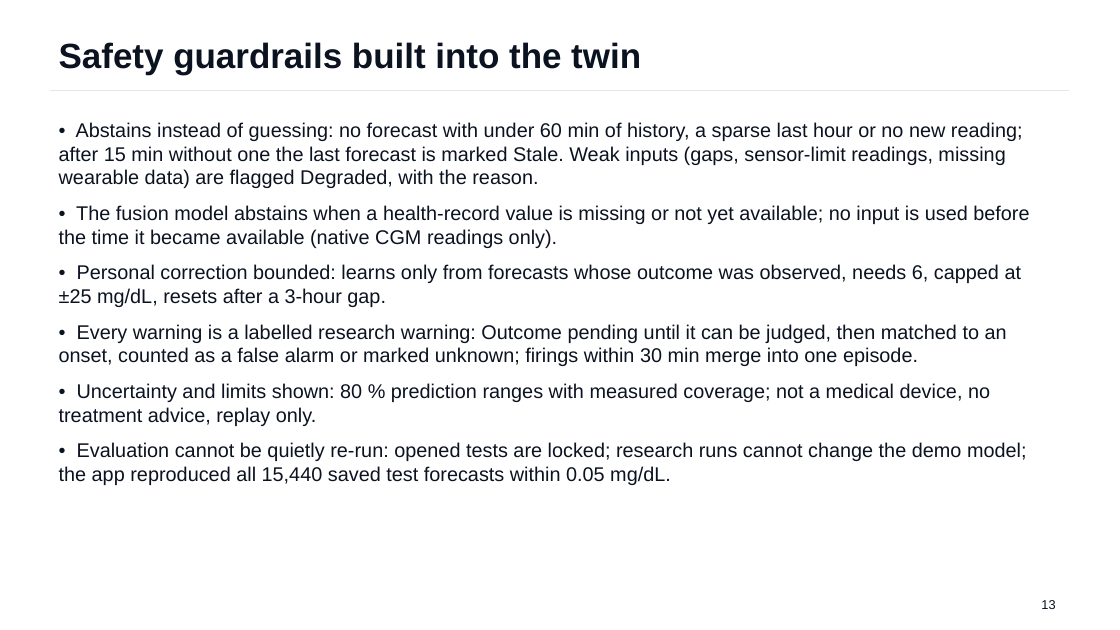
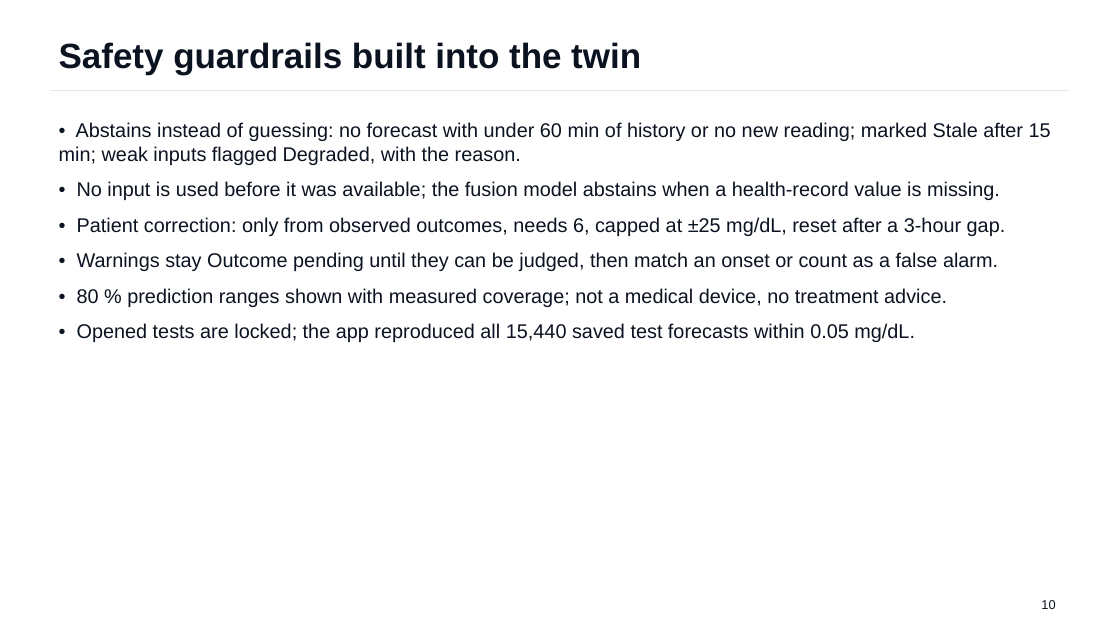
Before and after one commit to Avi36005/DigitalTwin-Challenge-Kryptonite, a slide deck: slide 10 of docs/submission/GlucoTwin_Presentation.pptx (slide 13 before the commit). Drawn at 1120x630 pixels with LibreOffice and Linux fonts; fonts in the diff are those of the drawing. Boxes give left, top, right and bottom in pixels: in the first picture for what was removed or moved away, otherwise in the second. Text is boxed around its words. In the diff, an @@ line names an element or a change of style, - is before the commit and + after.

```diff
--- a/docs/submission/GlucoTwin_Presentation.pptx
+++ b/docs/submission/GlucoTwin_Presentation.pptx
@@ text at [59, 122, 1051, 342]: text changed @@
-• Abstains instead of guessing: no forecast with under 60 min of history, a sparse last hour or no new reading; after 15 min without one the last forecast is marked Stale. Weak inputs (gaps, sensor-limit readings, missing wearable data) are flagged Degraded, with the reason.
-• The fusion model abstains when a health-record value is missing or not yet available; no input is used before the time it became available (native CGM readings only).
-• Personal correction bounded: learns only from forecasts whose outcome was observed, needs 6, capped at ±25 mg/dL, resets after a 3-hour gap.
-• Every warning is a labelled research warning: Outcome pending until it can be judged, then matched to an onset, counted as a false alarm or marked unknown; firings within 30 min merge into one episode.
-• Uncertainty and limits shown: 80 % prediction ranges with measured coverage; not a medical device, no treatment advice, replay only.
-• Evaluation cannot be quietly re-run: opened tests are locked; research runs cannot change the demo model; the app reproduced all 15,440 saved test forecasts within 0.05 mg/dL.
+• Abstains instead of guessing: no forecast with under 60 min of history or no new reading; marked Stale after 15 min; weak inputs flagged Degraded, with the reason.
+• No input is used before it was available; the fusion model abstains when a health-record value is missing.
+• Patient correction: only from observed outcomes, needs 6, capped at ±25 mg/dL, reset after a 3-hour gap.
+• Warnings stay Outcome pending until they can be judged, then match an onset or count as a false alarm.
+• 80 % prediction ranges shown with measured coverage; not a medical device, no treatment advice.
+• Opened tests are locked; the app reproduced all 15,440 saved test forecasts within 0.05 mg/dL.
@@ text at [1041, 600, 1055, 609]: text changed @@
-13
+10
```
Also in this commit, not shown: 8 other slides changed, 13 slides removed, 39 other files.
